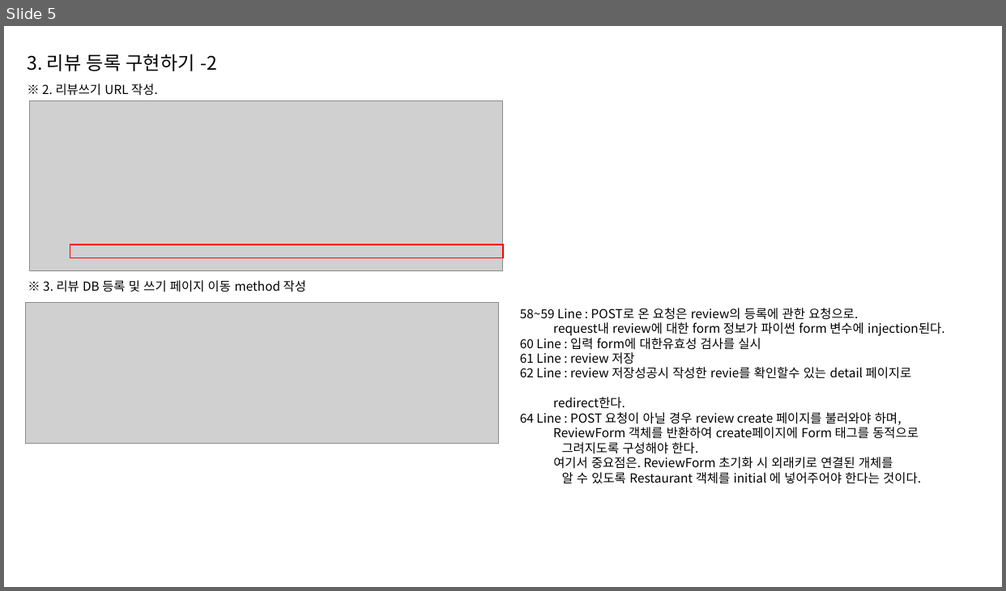
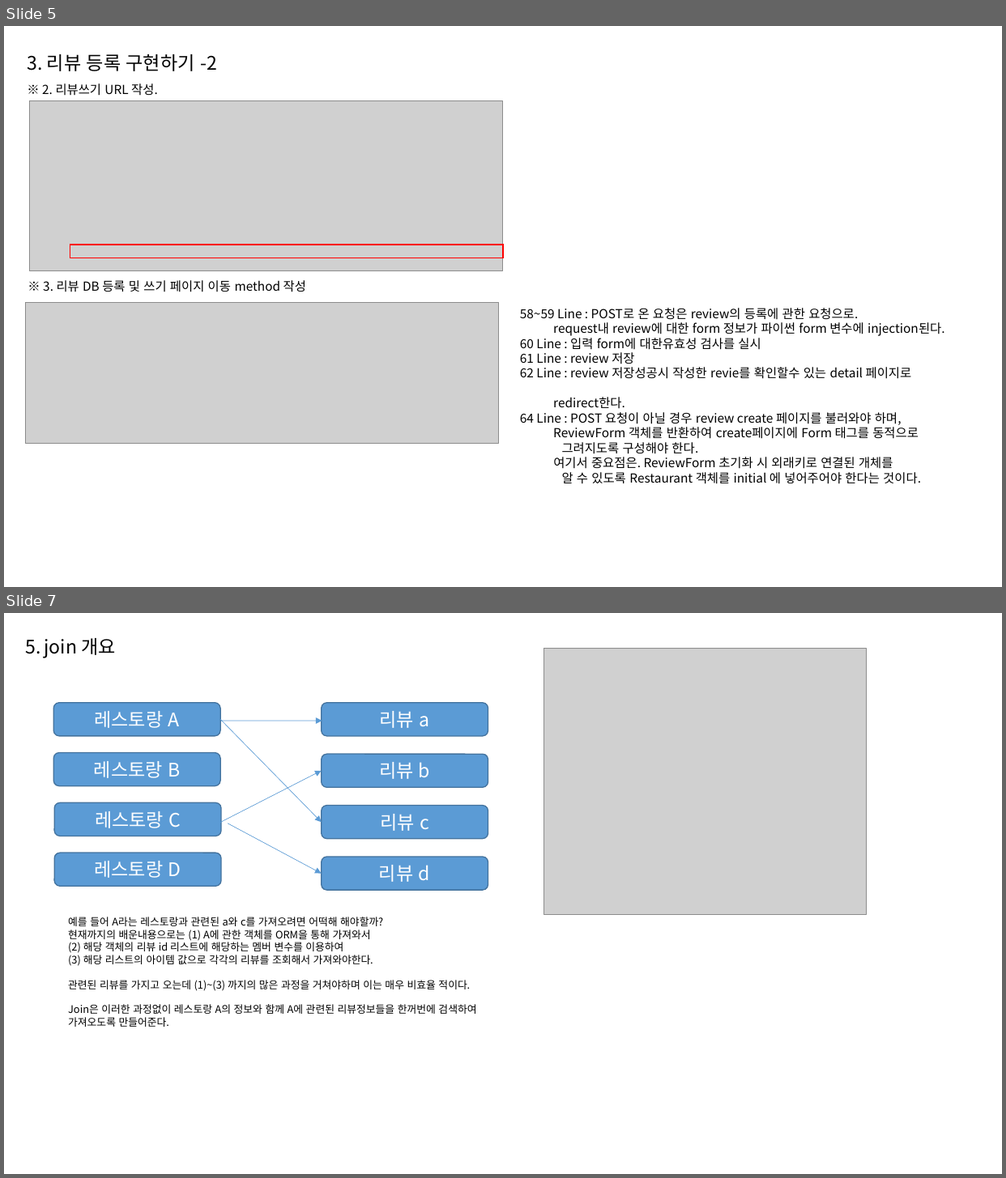
Before and after one commit to khb3025/EducationArrangement, a slide deck: Django(입문)-inflearn/학습정리/7.Relation/Relation.pptx. Shown one above the other, each under a label of ours: slide 5 before the commit, slides 5 and 7 after it; the slides between them are not shown. The pictures are 1006x591 and 1006x1178 pixels, drawn with LibreOffice and Linux fonts; fonts in the diff are those of the drawing; grey boxes stand for pictures. Boxes give left, top, right and bottom in pixels: in the first picture for what was removed or moved away, otherwise in the second. Text is boxed around its words. In the diff, an @@ line names an element or a change of style, - is before the commit and + after.

```diff
--- a/Django(입문)-inflearn/학습정리/7.Relation/Relation.pptx
+++ b/Django(입문)-inflearn/학습정리/7.Relation/Relation.pptx
@@ slide 7 added at <box>4,613,1002,1174</box>, background #FFFFFF @@
@@ text added at <box>44,638,116,658</box>, 18 pt, text #000000 @@
+5. join 개요
@@ picture added at <box>543,648,866,914</box> @@
@@ rounded rectangle added at <box>53,703,220,736</box>, fill #5B9BD5, outline #43739E 1 pt, 18 pt, text #FFFFFF @@
+레스토랑 A
@@ rounded rectangle added at <box>322,703,488,736</box>, fill #5B9BD5, outline #43739E 1 pt, 18 pt, text #FFFFFF @@
+리뷰 a
@@ arrow added from (220, 719) to (322, 822), #5B9BD5 0.5 pt @@
@@ arrow added from (221, 721) to (322, 721), #5B9BD5 0.5 pt @@
@@ rounded rectangle added at <box>53,753,220,786</box>, fill #5B9BD5, outline #43739E 1 pt, 18 pt, text #FFFFFF @@
+레스토랑 B
@@ rounded rectangle added at <box>322,755,488,788</box>, fill #5B9BD5, outline #43739E 1 pt, 18 pt, text #FFFFFF @@
+리뷰 b
@@ arrow added from (220, 823) to (322, 771), #5B9BD5 0.5 pt @@
@@ rounded rectangle added at <box>54,803,221,837</box>, fill #5B9BD5, outline #43739E 1 pt, 18 pt, text #FFFFFF @@
+레스토랑 C
@@ rounded rectangle added at <box>322,806,488,839</box>, fill #5B9BD5, outline #43739E 1 pt, 18 pt, text #FFFFFF @@
+리뷰 c
@@ arrow added from (228, 824) to (322, 874), #5B9BD5 0.5 pt @@
@@ rounded rectangle added at <box>54,853,221,886</box>, fill #5B9BD5, outline #43739E 1 pt, 18 pt, text #FFFFFF @@
+레스토랑 D
@@ rounded rectangle added at <box>322,857,488,891</box>, fill #5B9BD5, outline #43739E 1 pt, 18 pt, text #FFFFFF @@
+리뷰 d
@@ text added at <box>68,917,476,1027</box>, 10 pt, text #000000 @@
+예를 들어 A라는 레스토랑과 관련된 a와 c를 가져오려면 어떡해 해야할까?
+현재까지의 배운내용으로는 (1) A에 관한 객체를 ORM을 통해 가져와서
+(2) 해당 객체의 리뷰 id 리스트에 해당하는 멤버 변수를 이용하여
+(3) 해당 리스트의 아이템 값으로 각각의 리뷰를 조회해서 가져와야한다.
+관련된 리뷰를 가지고 오는데 (1)~(3) 까지의 많은 과정을 거쳐야하며 이는 매우 비효율 적이다.
+Join은 이러한 과정없이 레스토랑 A의 정보와 함께 A에 관련된 리뷰정보들을 한꺼번에 검색하여 가져오도록 만들어준다.
```
Also in this commit, not shown: 1 other slide added.
